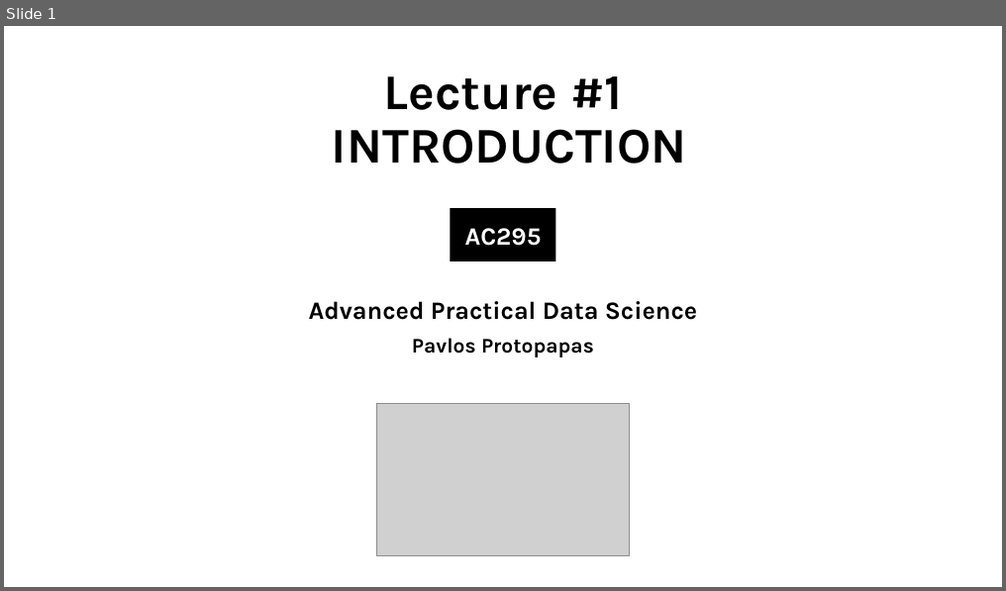
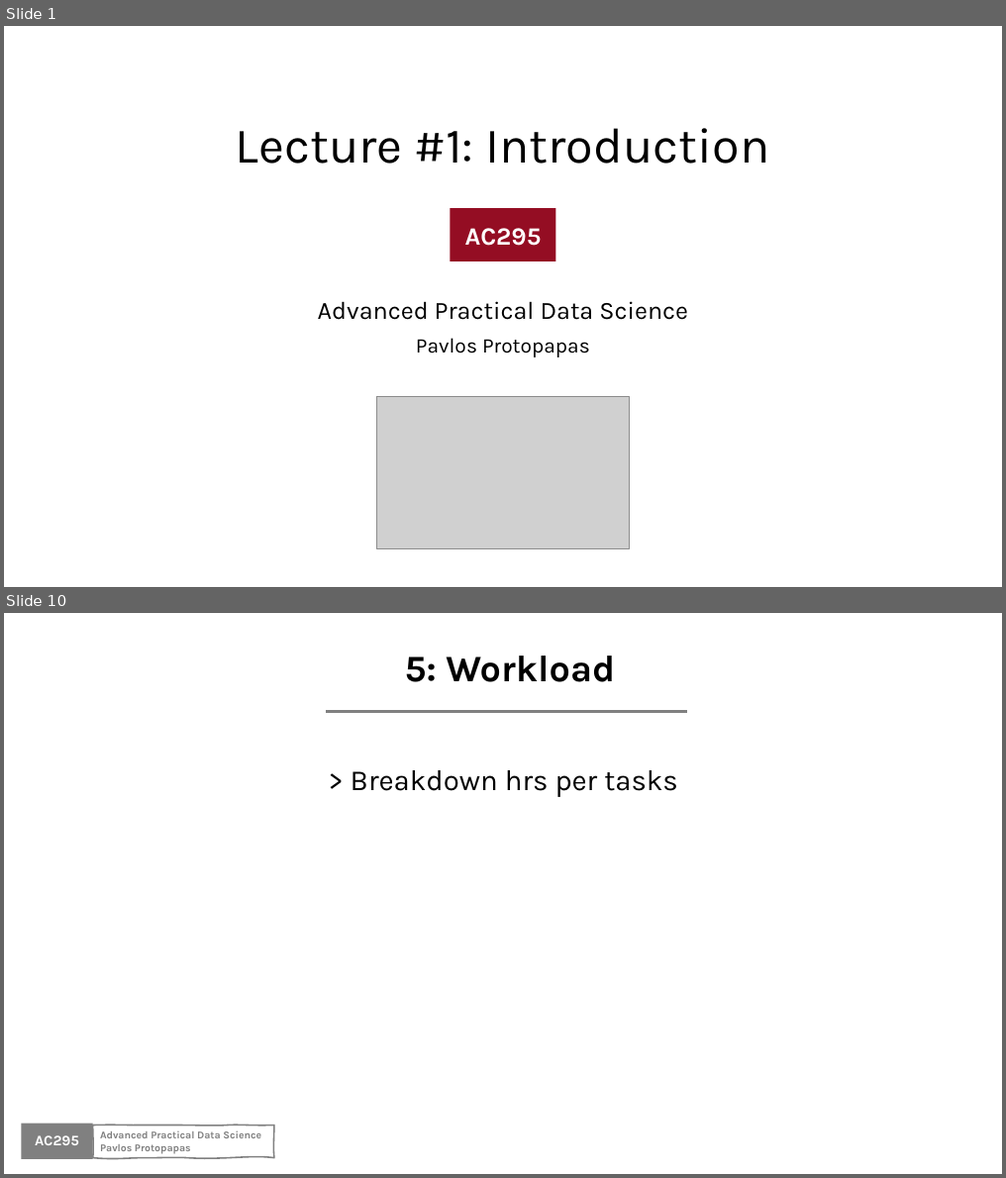
Before and after one commit to Harvard-IACS/2020-AC295, a slide deck: content/lectures/lecture1/presentation/lecture1_draft.pptx. Shown one above the other, each under a label of ours: slide 1 before the commit, slides 1 and 10 after it; the slides between them are not shown. The pictures are 1006x591 and 1006x1178 pixels, drawn with LibreOffice and Linux fonts; fonts in the diff are those of the drawing; grey boxes stand for pictures; background and template pictures are left out. Boxes give left, top, right and bottom in pixels: in the first picture for what was removed or moved away, otherwise in the second. Text is boxed around its words. In the diff, an @@ line names an element or a change of style, - is before the commit and + after.

```diff
--- a/content/lectures/lecture1/presentation/lecture1_draft.pptx
+++ b/content/lectures/lecture1/presentation/lecture1_draft.pptx
@@ slide 10 added at bbox=[4, 613, 1002, 1174], background #FFFFFF @@
@@ text added at bbox=[405, 656, 615, 682], 36 pt, text #000000, bold @@
+5: Workload
@@ line added from (326, 711) to (687, 711), #808080 3 pt @@
@@ text added at bbox=[350, 770, 678, 797], 28 pt, text #000000 @@
+> Breakdown hrs per tasks
@@ rectangle added at bbox=[21, 1124, 93, 1159], fill #808080 @@
@@ text added at bbox=[35, 1136, 79, 1146], 14 pt, text #FFFFFF, bold @@
+AC295
@@ freeform shape added at bbox=[93, 1126, 274, 1158], outline #808080 1.5 pt, 10 pt, text #808080, bold @@
+Advanced Practical Data Science
+Pavlos Protopapas
@@ slide 1 changed as well @@
@@ title at bbox=[236, 128, 769, 164]: text changed; bold off @@
-Lecture #1
-INTRODUCTION
+Lecture #1: Introduction
@@ rectangle at bbox=[450, 209, 556, 262]: fill #000000 to #940D23 @@
@@ subtitle at bbox=[318, 301, 688, 358]: bold off in "Advanced Practical Data Science", "Pavlos Protopapas" @@
@@ picture: place and size @@
-picture at bbox=[377, 404, 629, 556]
+picture at bbox=[377, 397, 629, 550]
```
Also in this commit, not shown: 2 other slides changed, 8 other slides added, 3 slides removed, 2 other files.
